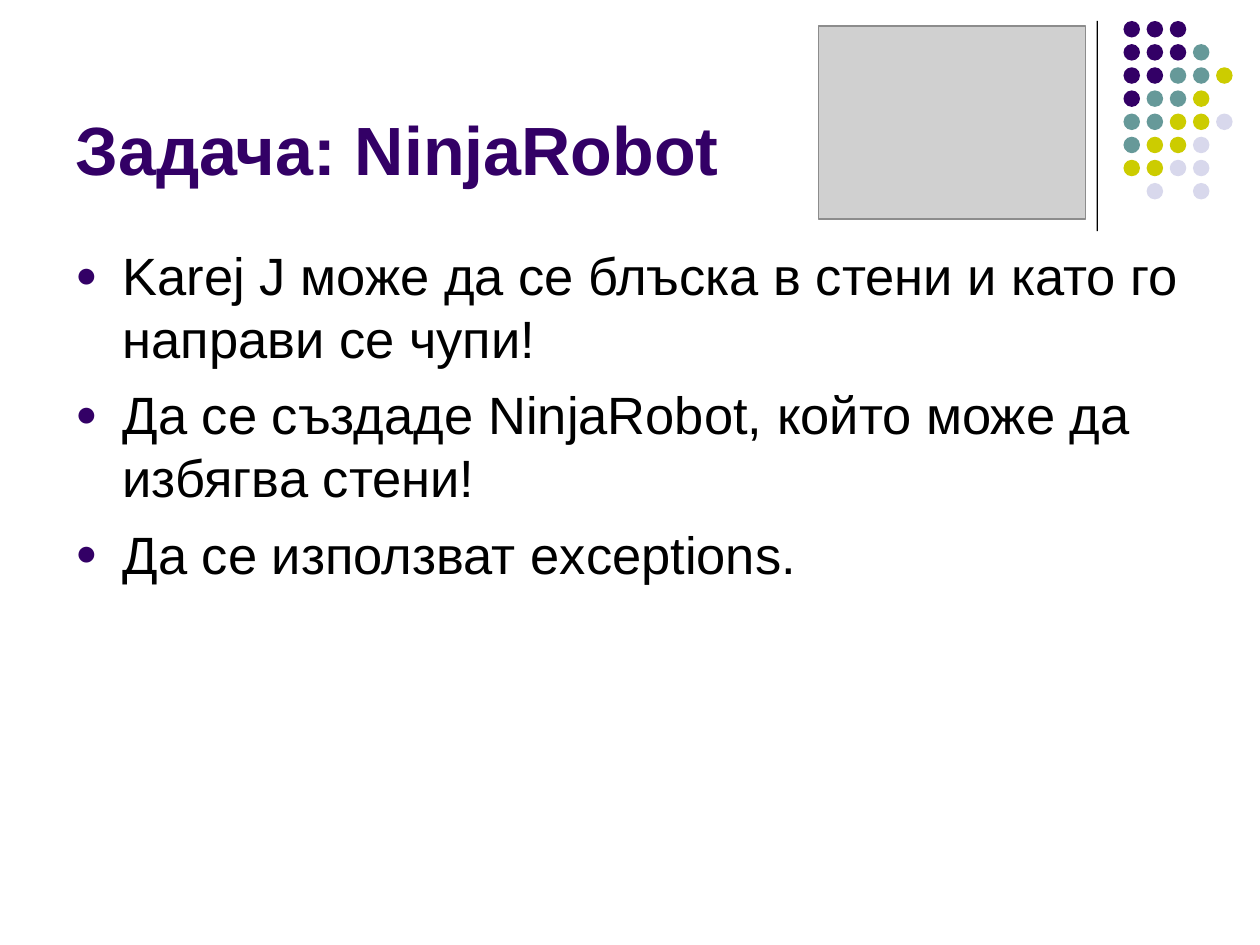
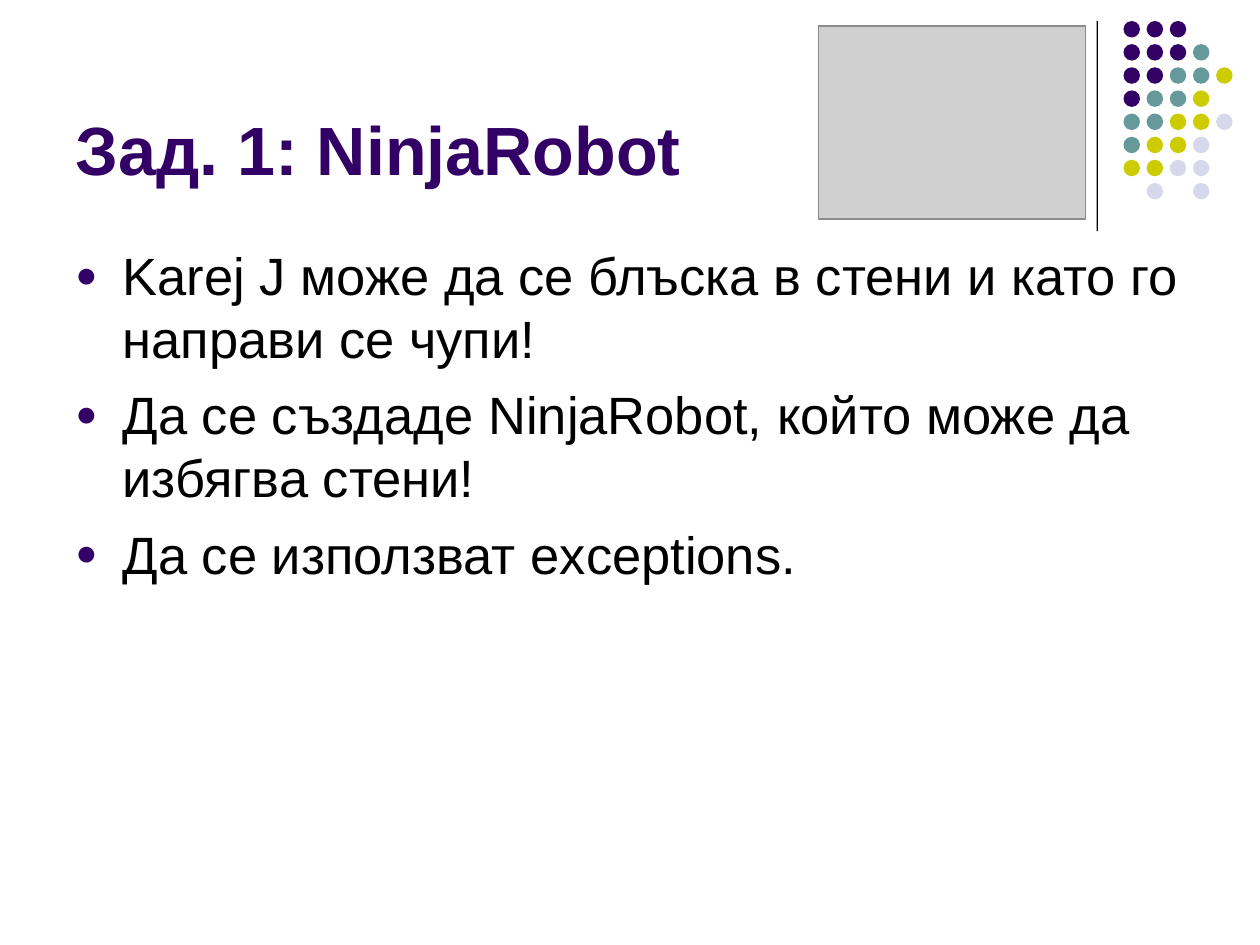
Before and after one commit to ivorusev/startup-factory-java-course, a slide deck: slide 13 of 3-Exceptions.ppt. Drawn at 1260x945 pixels with LibreOffice and Linux fonts; fonts in the diff are those of the drawing; grey boxes stand for pictures. Boxes give left, top, right and bottom in pixels: in the first picture for what was removed or moved away, otherwise in the second. Text is boxed around its words. In the diff, an @@ line names an element or a change of style, - is before the commit and + after.

Commit message:
some new slides
some new slides

```diff
--- a/3-Exceptions.ppt
+++ b/3-Exceptions.ppt
@@ title at [75,125,681,187]: text changed @@
-Задача: NinjaRobot
+Зад. 1: NinjaRobot
```
Also in this commit, not shown: 1 slide added.
